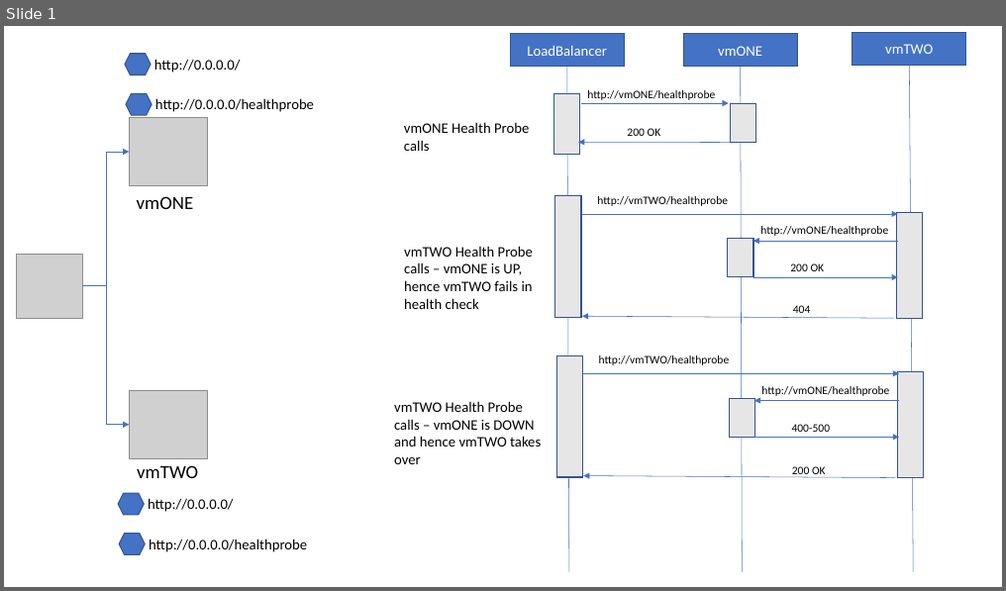
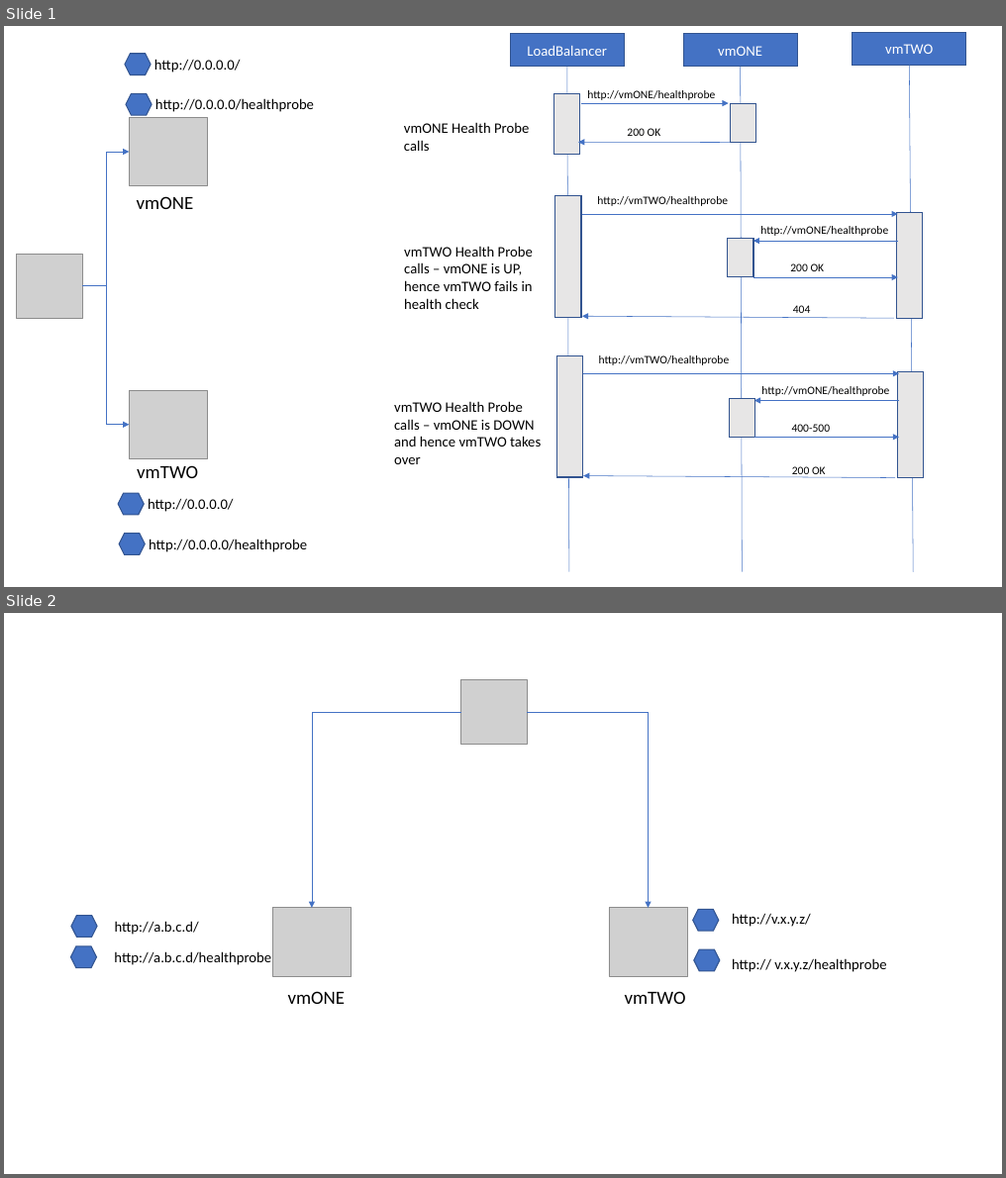
Before and after one commit to jaypaddy/MythicalHP, a slide deck: MythicalHP.pptx. Shown one above the other, each under a label of ours: slide 1 before the commit, slides 1 and 2 after it. The pictures are 1006x591 and 1006x1178 pixels, drawn with LibreOffice and Linux fonts; fonts in the diff are those of the drawing; grey boxes stand for pictures. Boxes give left, top, right and bottom in pixels: in the first picture for what was removed or moved away, otherwise in the second. Text is boxed around its words. In the diff, an @@ line names an element or a change of style, - is before the commit and + after.

```diff
--- a/MythicalHP.pptx
+++ b/MythicalHP.pptx
@@ slide 2 added at [4, 613, 1002, 1174], background #FFFFFF @@
@@ picture added at [461, 679, 528, 744] @@
@@ elbow arrow added from (461, 712) to (312, 908), #4472C4 0.5 pt @@
@@ elbow arrow added from (528, 712) to (648, 908), #4472C4 0.5 pt @@
@@ picture added at [272, 908, 351, 977] @@
@@ picture added at [609, 908, 687, 977] @@
@@ hexagon added at [693, 909, 719, 931], fill #4472C4, outline #325491 1 pt @@
@@ hexagon added at [71, 916, 98, 937], fill #4472C4, outline #325491 1 pt @@
@@ text added at [115, 921, 199, 935], 14 pt, text #000000 @@
+http://a.b.c.d/
@@ text added at [732, 913, 811, 927], 14 pt, text #000000 @@
+http://v.x.y.z/
@@ hexagon added at [70, 947, 97, 968], fill #4472C4, outline #325491 1 pt @@
@@ text added at [114, 952, 271, 965], 14 pt, text #000000 @@
+http://a.b.c.d/healthprobe
@@ hexagon added at [694, 950, 721, 971], fill #4472C4, outline #325491 1 pt @@
@@ text added at [732, 959, 886, 972], 14 pt, text #000000 @@
+http:// v.x.y.z/healthprobe
@@ text added at [288, 991, 346, 1004], 18 pt, text #000000 @@
+vmONE
@@ text added at [625, 991, 686, 1004], 18 pt, text #000000 @@
+vmTWO
```
Also in this commit, not shown: 1 other slide added, 6 other files.
